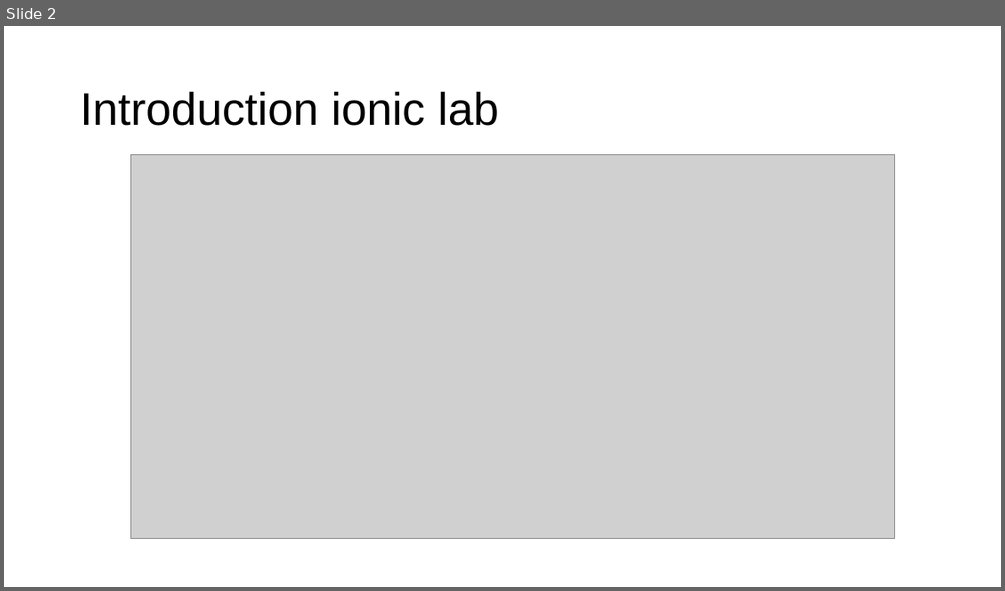
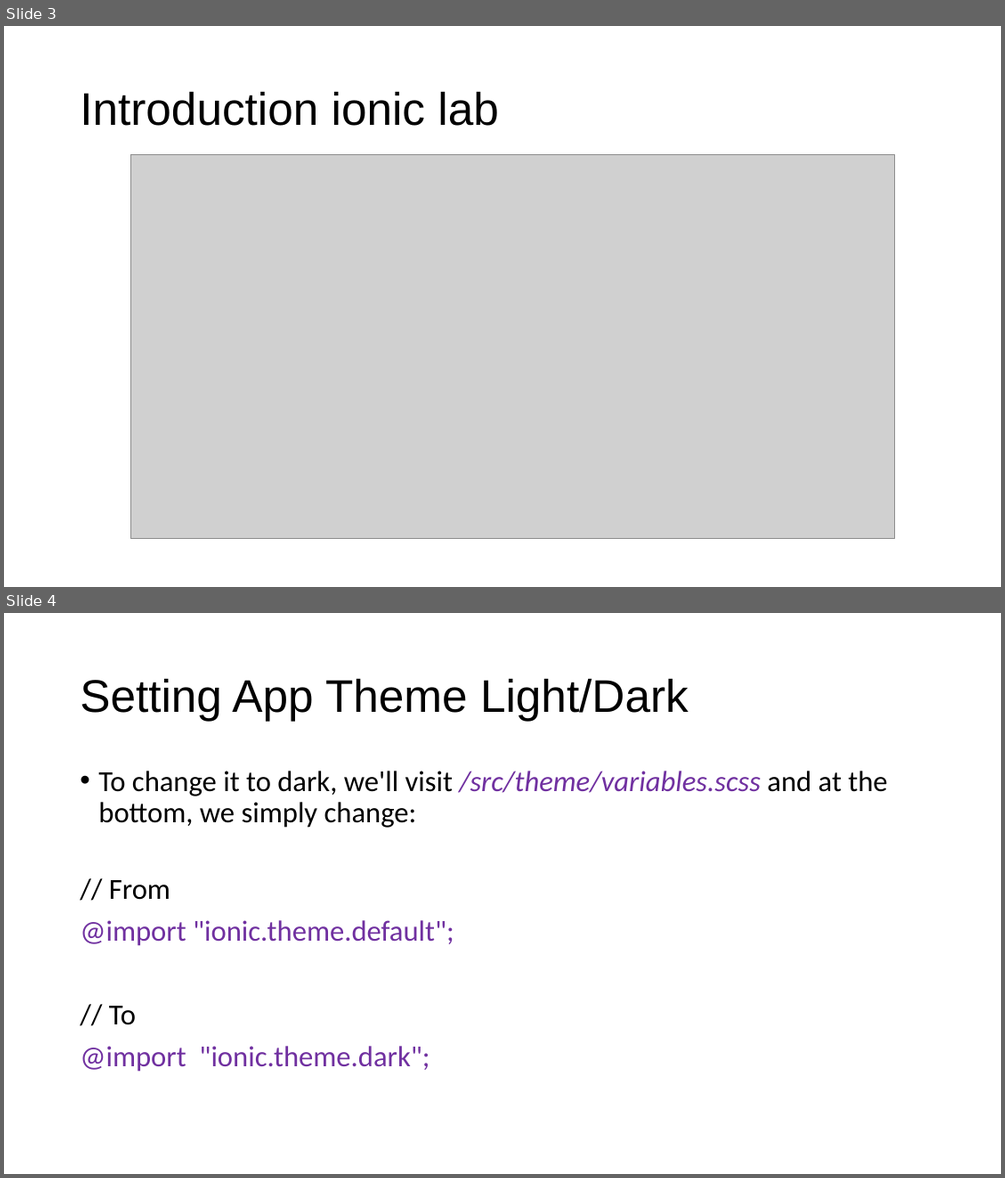
Before and after one commit to fauzisho/ionic-module-learning, a slide deck: 3. Design and Themes/Design and Theme.pptx. Shown one above the other, each under a label of ours: slide 2 before the commit, slides 3 and 4 after it. The pictures are 1005x591 and 1005x1178 pixels, drawn with LibreOffice and Linux fonts; fonts in the diff are those of the drawing; grey boxes stand for pictures. Boxes give left, top, right and bottom in pixels: in the first picture for what was removed or moved away, otherwise in the second. Text is boxed around its words. In the diff, an @@ line names an element or a change of style, - is before the commit and + after.

```diff
--- a/3. Design and Themes/Design and Theme.pptx
+++ b/3. Design and Themes/Design and Theme.pptx
@@ slide 4 added at bbox=[4, 613, 1001, 1174], background #FFFFFF @@
@@ title added at bbox=[80, 678, 688, 721], 44 pt, text #000000 @@
+Setting App Theme Light/Dark
@@ text added at bbox=[80, 771, 887, 1071], 28 pt, text #7030A0 @@
+• To change it to dark, we'll visit /src/theme/variables.scss and at the bottom, we simply change:
+// From
+@import "ionic.theme.default";
+// To
+@import "ionic.theme.dark";
@@ what was slide 2 is now slide 3 @@
```
Also in this commit, not shown: 1 slide changed, 4 other slides added, 3 slides removed, 1 other file.
